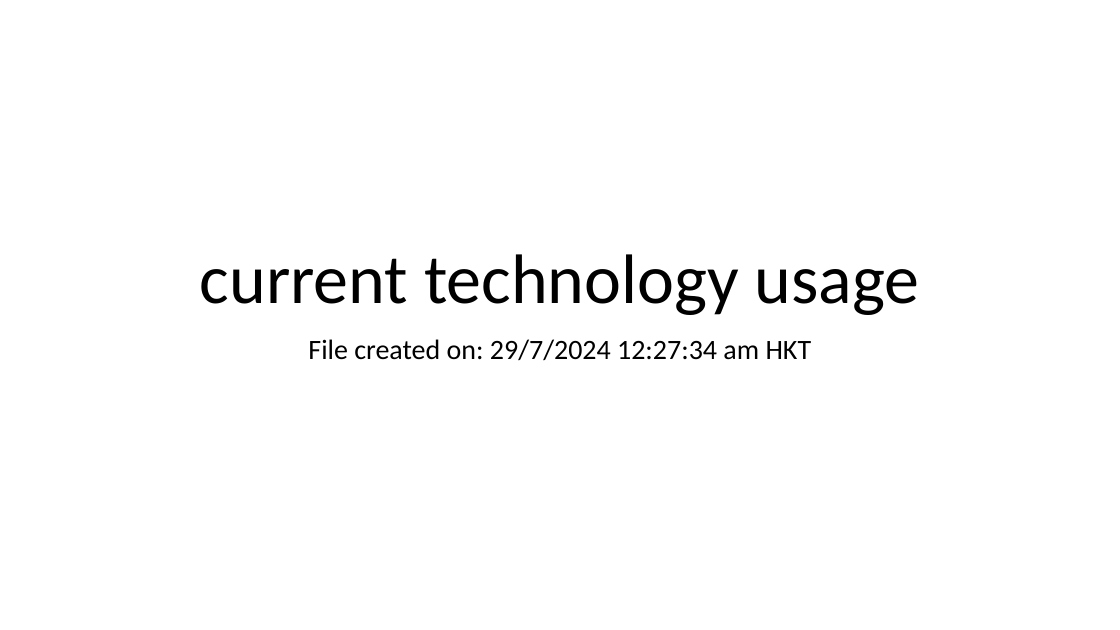
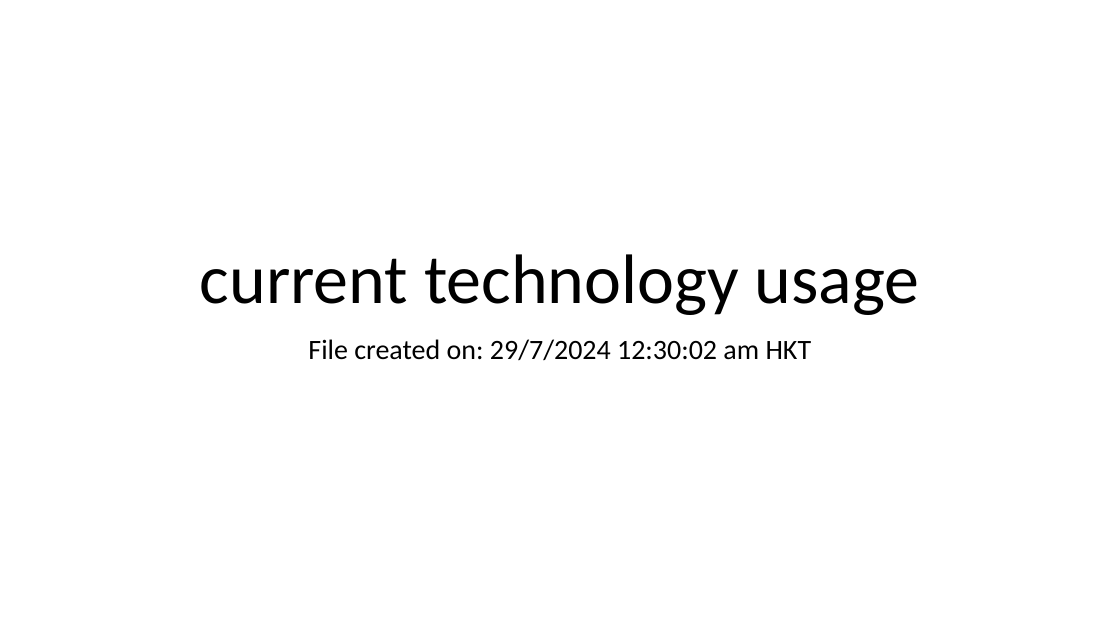
Before and after one commit to dickyrider/Tableau, a slide deck: slide 1 of current technology usage.pptx. Drawn at 1120x630 pixels with LibreOffice and Linux fonts; fonts in the diff are those of the drawing. Boxes give left, top, right and bottom in pixels: in the first picture for what was removed or moved away, otherwise in the second. Text is boxed around its words. In the diff, an @@ line names an element or a change of style, - is before the commit and + after.

```diff
--- a/current technology usage.pptx
+++ b/current technology usage.pptx
@@ subtitle at (308,339,812,361): text changed @@
-File created on: 29/7/2024 12:27:34 am HKT
+File created on: 29/7/2024 12:30:02 am HKT
```
Also in this commit, not shown: 2 slides added.
